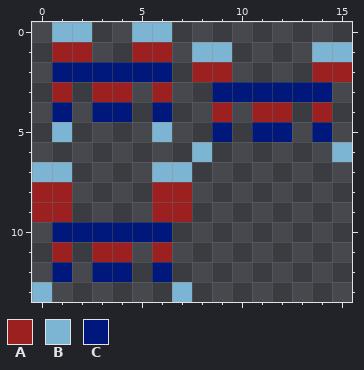
A pixel-art sprite gets an edit: Assets/KyleFolder/Sprites/EnemyVarient2_IdleSpriteSheet.png. The picture above was drawn from the file before the commit.
The file is 16x14 pixels.
Palette (. is transparent): A #9c2020  B #7cb4d4  C #00187c
The same view after the edit:
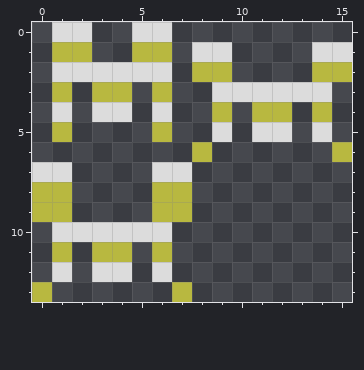
Change:
@@ palette @@
-A #9c2020
+A #b8b840
-C #00187c
+C #dcdcdc
@@ x 0..15 @@
- 0 .BB..BB.........
- 1 .AA..AA.BB....BB
+ 0 .CC..CC.........
+ 1 .AA..AA.CC....CC
  2 .CCCCCC.AA....AA
@@ x 0..15 @@
  4 .C.CC.C..A.AA.A.
- 5 .B....B..C.CC.C.
- 6 ........B......B
- 7 BB....BB........
+ 5 .A....A..C.CC.C.
+ 6 ........A......A
+ 7 CC....CC........
  8 AA....AA........
@@ x 0..9 @@
 12 .C.CC.C...
-13 B......B..
+13 A......A..
